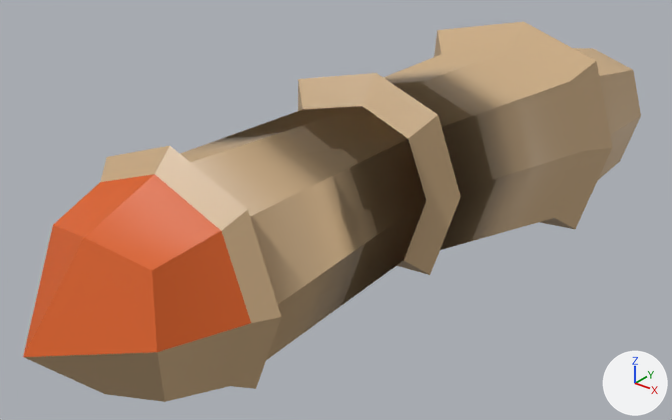
A saved change to the FBX model Assets/models/Enemies/Grub.fbx.
One viewpoint serves both versions: a 50 mm lens placed at (4.62, -6.34, 3.54), pointed at (-0.24, -0.27, -0.23). Every picture has the same lights, and +X, +Y and +Z are marked at lower right. Where no turn or scale is listed for an object, it has been applied to the vertices.

Objects in the first picture: 'grub'.
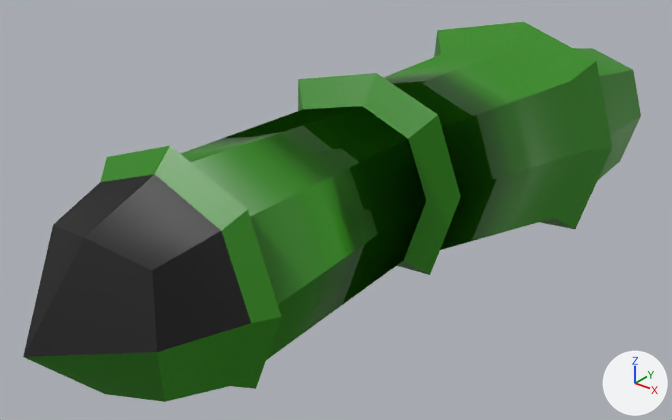
The change in detail:
Material 'grub' (mat_grub) changes colour from beige #caab83 to green #2e880c; in linear values from (0.593, 0.408, 0.227) to (0.0271, 0.246, 0.00368).
Material 'grub face' (mat_grub_face) changes colour from orange #dd601b to black #000000; in linear values from (0.723, 0.116, 0.0112) to (0.0, 0.0, 0.0).

Pixel boxes [x1, y1, x2, y2] of what changed, in the pictures (672 x 420 px):
'grub', recoloured (orange to green): [23, 22, 641, 402] in both
